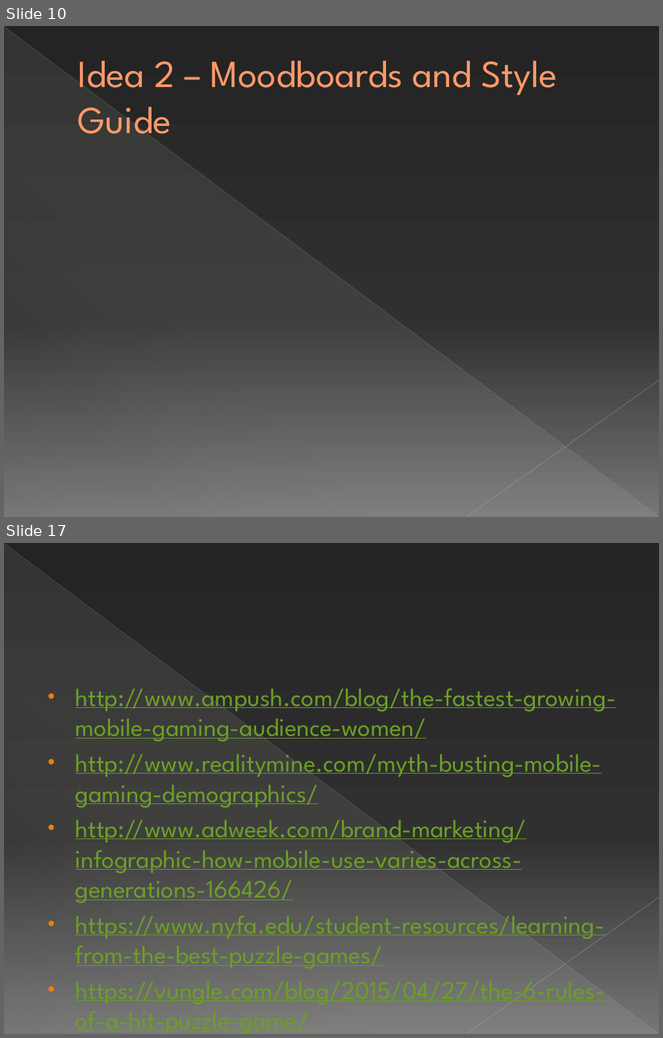
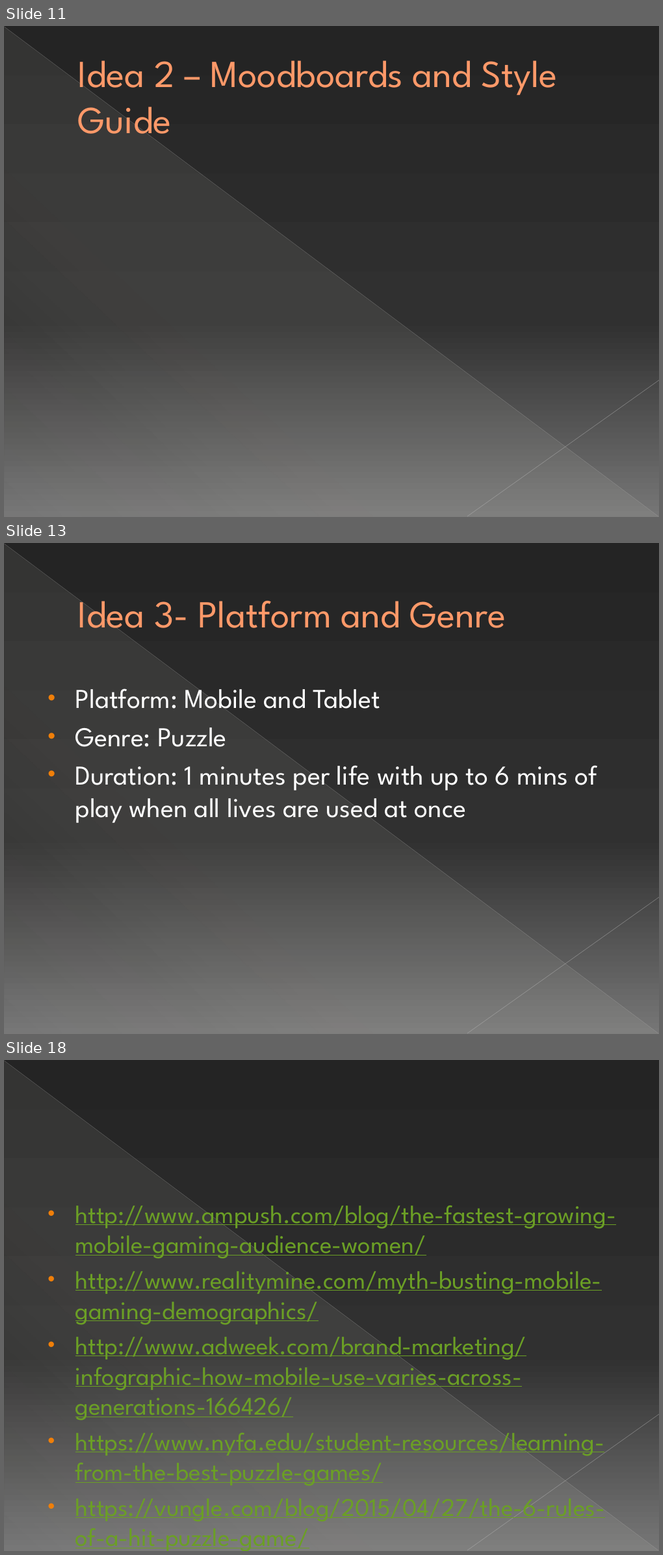
Before and after one commit to UoSGroupProjects1718/level-6-l6-group-1, a slide deck: L6 Group-1 Pitch 1.pptx. Shown one above the other, each under a label of ours: slides 10 and 17 before the commit, slides 11, 13 and 18 after it; the slides between them are not shown. The pictures are 663x1038 and 663x1555 pixels, drawn with LibreOffice and Linux fonts; fonts in the diff are those of the drawing. Boxes give left, top, right and bottom in pixels: in the first picture for what was removed or moved away, otherwise in the second. Text is boxed around its words. In the diff, an @@ line names an element or a change of style, - is before the commit and + after.

```diff
--- a/L6 Group-1 Pitch 1.pptx
+++ b/L6 Group-1 Pitch 1.pptx
@@ slide 13 added at [4, 543, 659, 1034], background gradient #242424 to #303030 to #767676; not listed: 3 template elements that a slide beside it also shows @@
@@ title added at [78, 599, 506, 639], 42 pt, text #FF9B6A @@
+Idea 3- Platform and Genre
@@ text added at [76, 681, 597, 823], 30 pt, text #FFFFFF @@
+• Platform: Mobile and Tablet
+• Genre: Puzzle
+• Duration: 1 minutes per life with up to 6 mins of play when all lives are used at once
@@ what was slide 10 is now slide 11 @@
@@ what was slide 17 is now slide 18 @@
```
Also in this commit, not shown: 4 slides changed, 8 other slides added, 8 slides removed.
